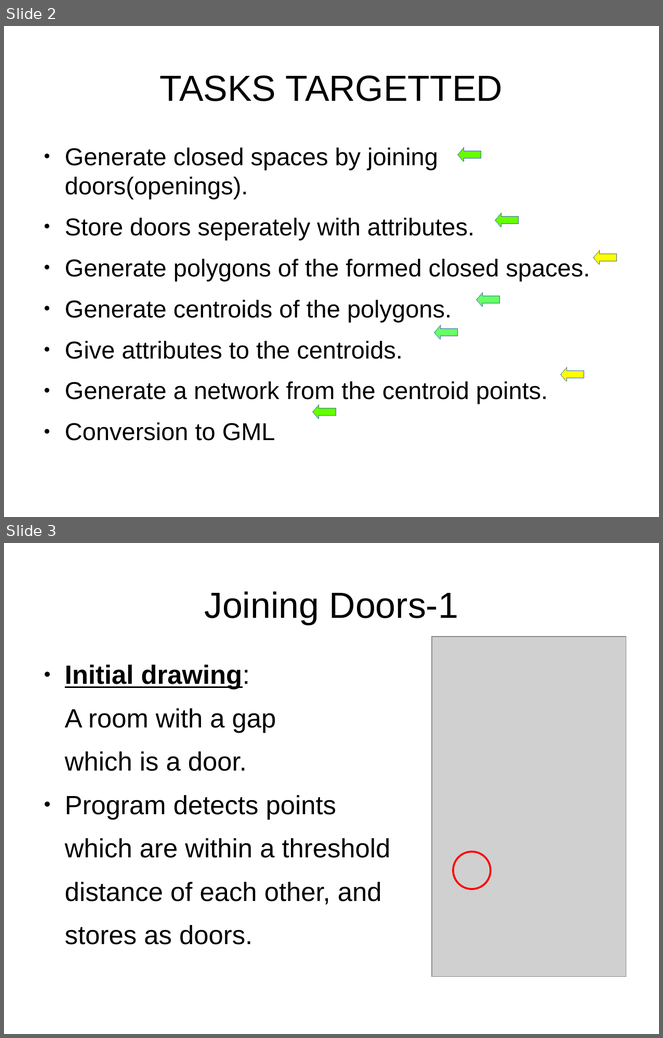
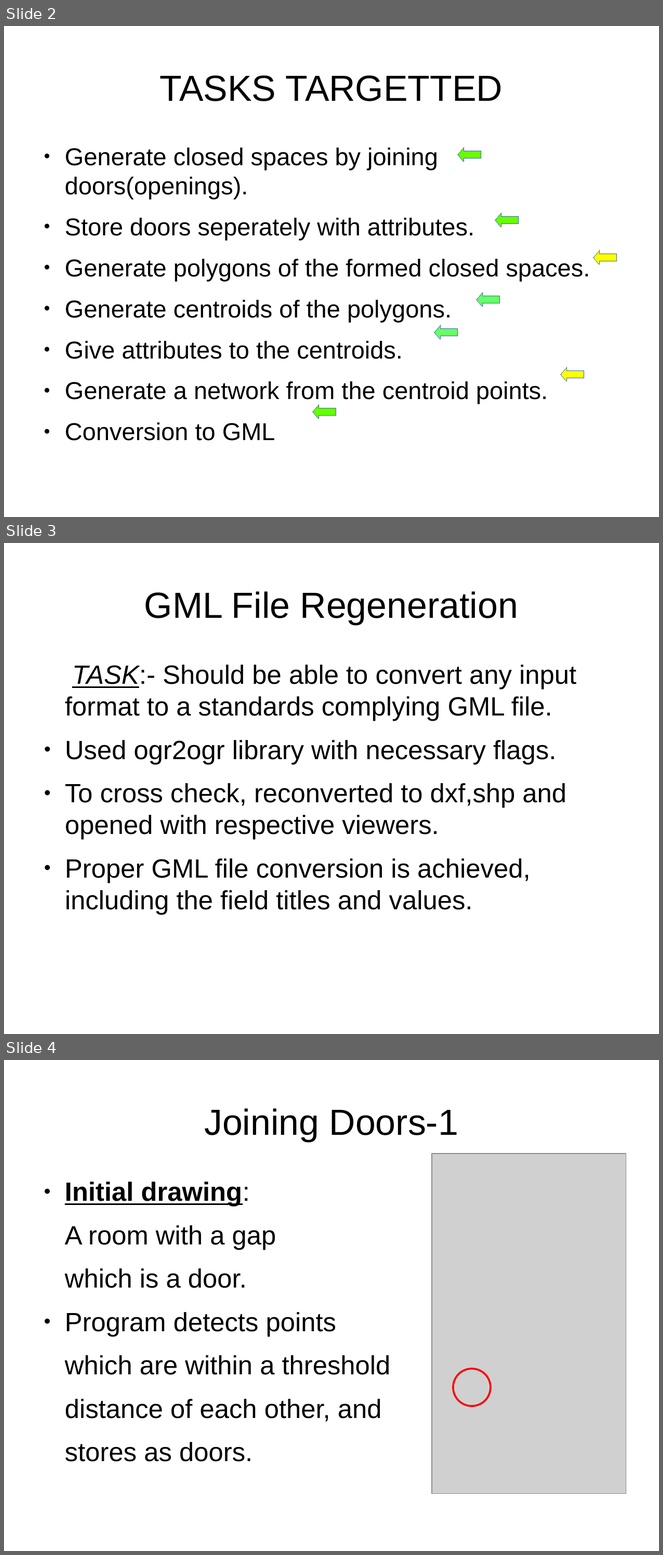
Before and after one commit to AdityaCheruvu/Indoor-GIS, a slide deck: Documentation/Presentation2.odp. Shown one above the other, each under a label of ours: slides 2 and 3 before the commit, slides 2, 3 and 4 after it. The pictures are 663x1038 and 663x1555 pixels, drawn with LibreOffice and Linux fonts; fonts in the diff are those of the drawing; grey boxes stand for pictures. Boxes give left, top, right and bottom in pixels: in the first picture for what was removed or moved away, otherwise in the second. Text is boxed around its words. In the diff, an @@ line names an element or a change of style, - is before the commit and + after.

```diff
--- a/Documentation/Presentation2.odp
+++ b/Documentation/Presentation2.odp
@@ slide 3 added at (4, 543, 659, 1034), background #FFFFFF @@
@@ title added at (144, 591, 518, 625), 44 pt, text #000000 @@
+GML File Regeneration
@@ text added at (65, 665, 577, 915), 32 pt, text #000000 @@
+TASK:- Should be able to convert any input format to a standards complying GML file.
+● Used ogr2ogr library with necessary flags.
+● To cross check, reconverted to dxf,shp and opened with respective viewers.
+● Proper GML file conversion is achieved, including the field titles and values.
@@ what was slide 3 is now slide 4 @@
```
Also in this commit, not shown: 1 other slide added, 4 other files.
